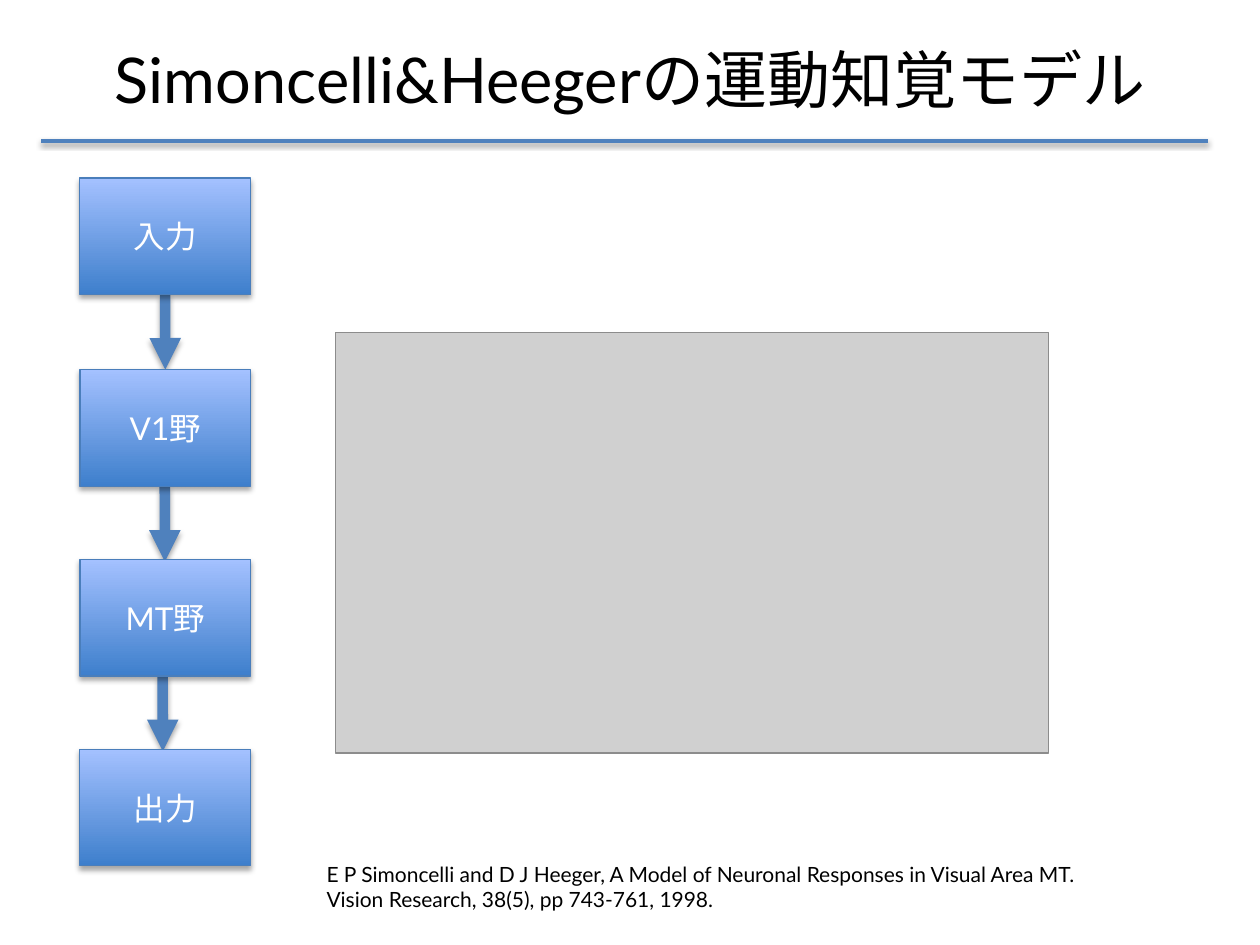
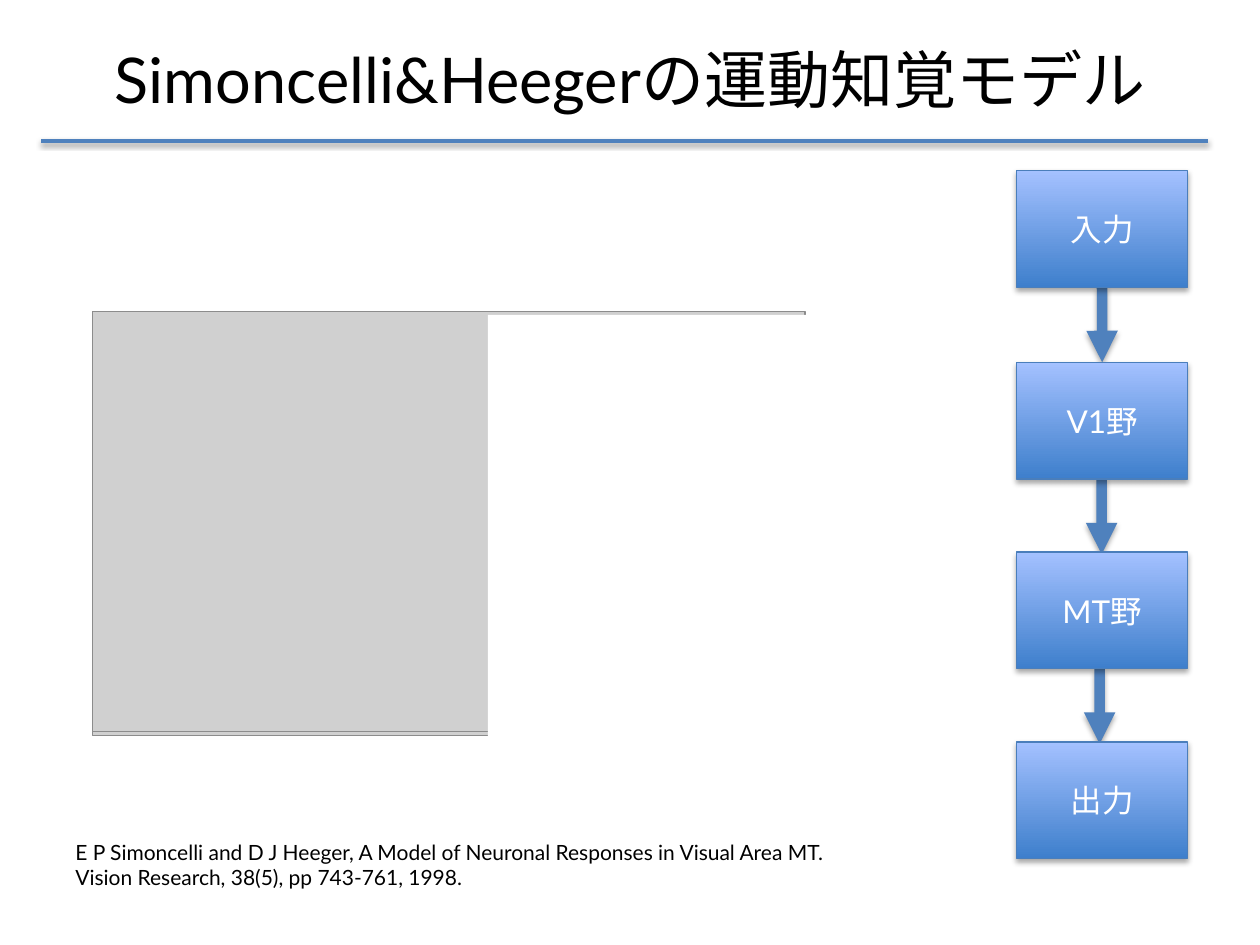
Before and after one commit to f-akazawa/akaz_uecdevelop, a slide deck: slide 5 of doc/中間発表資料.pptx. Drawn at 1260x945 pixels with LibreOffice and Linux fonts; fonts in the diff are those of the drawing; grey boxes stand for pictures. Boxes give left, top, right and bottom in pixels: in the first picture for what was removed or moved away, otherwise in the second. Text is boxed around its words. In the diff, an @@ line names an element or a change of style, - is before the commit and + after.

```diff
--- a/doc/中間発表資料.pptx
+++ b/doc/中間発表資料.pptx
@@ arrow moved from (165, 295) - (165, 369) to (1102, 287) - (1102, 363) @@
@@ picture: place and size @@
-picture at [335, 333, 1048, 753]
+picture at [92, 315, 805, 736]
@@ picture: place and size @@
-picture at [335, 333, 1048, 752]
+picture at [92, 311, 805, 731]
@@ rectangle: place and size @@
-rectangle at [759, 229, 1183, 800]
+rectangle at [488, 315, 912, 886]
@@ arrow moved from (165, 486) - (165, 562) to (1101, 480) - (1101, 554) @@
@@ 3 rectangles: place and size @@
-3 rectangles at [79, 178, 251, 677]
+3 rectangles at [1017, 171, 1188, 669]
@@ arrow moved from (163, 677) - (163, 751) to (1100, 669) - (1100, 743) @@
@@ rectangle "出力": place and size @@
-rectangle "出力" at [79, 750, 251, 867]
+rectangle "出力" at [1017, 742, 1188, 859]
@@ text "E P Simoncelli and D ...": place and size @@
-text "E P Simoncelli and D ..." at [327, 866, 1074, 911]
+text "E P Simoncelli and D ..." at [75, 844, 823, 889]
```
Also in this commit, not shown: 10 other slides changed, 3 slides added, 1 slide removed.
